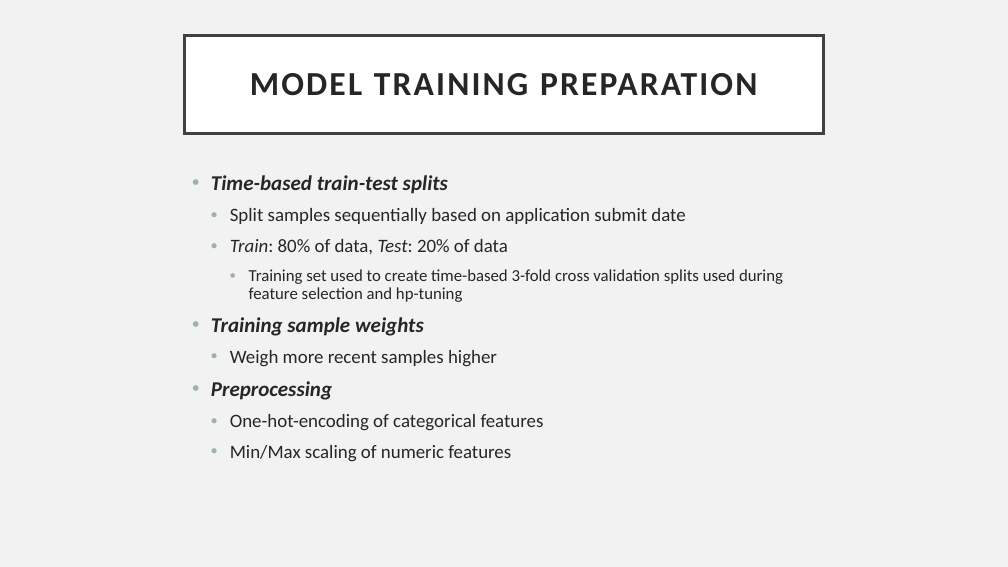
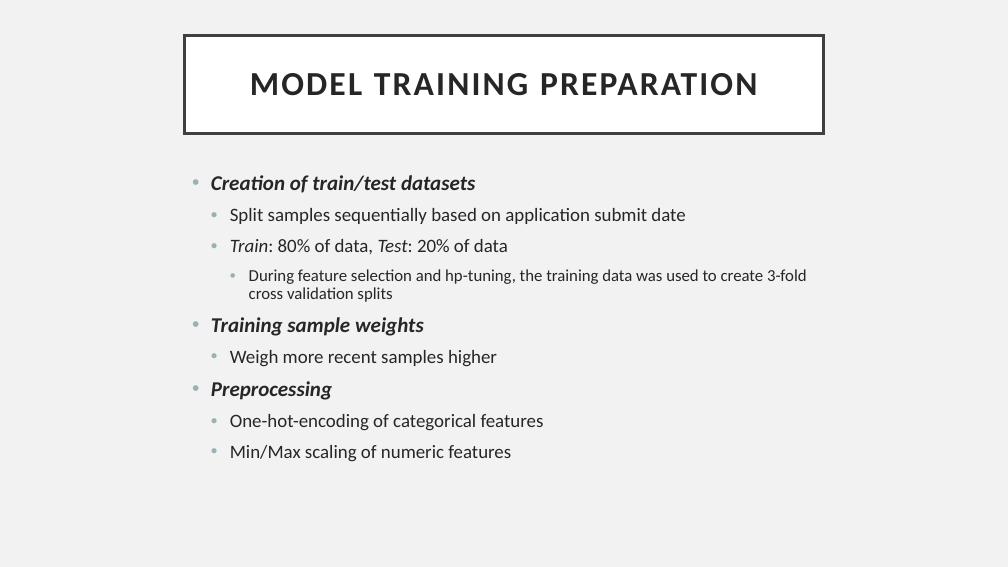
Before and after one commit to jaredandrews97/Sample-Project-BlastPoint, a slide deck: slide 10 of report/Blastpoint Presentation.pptx. Drawn at 1008x567 pixels with LibreOffice and Linux fonts; fonts in the diff are those of the drawing. Boxes give left, top, right and bottom in pixels: in the first picture for what was removed or moved away, otherwise in the second. Text is boxed around its words. In the diff, an @@ line names an element or a change of style, - is before the commit and + after.

```diff
--- a/report/Blastpoint Presentation.pptx
+++ b/report/Blastpoint Presentation.pptx
@@ text at (211,175,475,193): text changed @@
-• Time-based train-test splits
+• Creation of train/test datasets
@@ text at (249,269,807,302): text changed @@
-    • Training set used to create time-based 3-fold cross validation splits used during feature selection and hp-tuning
+    • During feature selection and hp-tuning, the training data was used to create 3-fold cross validation splits
```
Also in this commit, not shown: 5 other slides changed.
